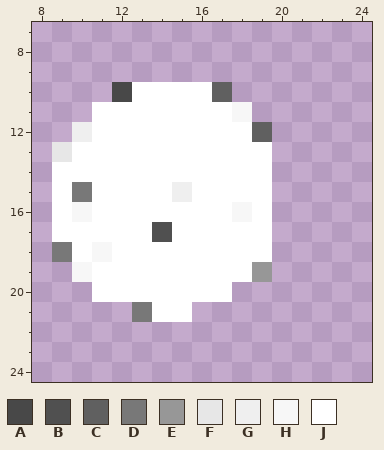
One commit to this pixel-art sprite: textures/point.png. The picture above was drawn from the file before the commit.
The file is 32x32 pixels. Shown: x 8..24, y 7..24.
Palette (. is transparent): A #484848  B #505050  C #606060  D #787878  E #979797  F #e7e7e7  G #efefef  H #f7f7f7  J #ffffff
Pixels before, first column x 9:
10 ...AJJJJC..
11 ..JJJJJJJH.
12 .GJJJJJJJJC
13 FJJJJJJJJJJ
14 JJJJJJJJJJJ
15 JDJJJJGJJJJ
16 JHJJJJJJJHJ
17 JJJJJBJJJJJ
18 DJHJJJJJJJJ
19 .HJJJJJJJJE
20 ..JJJJJJJ..
21 ....DJJ....
The same view after the edit:
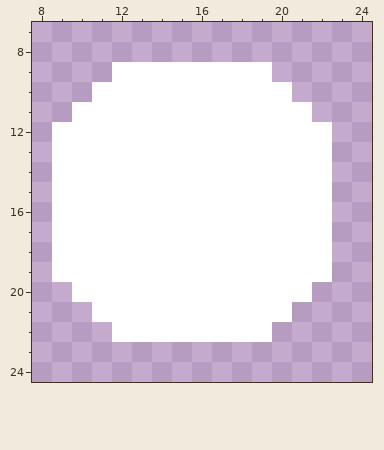
Changes in this commit:
Changed rows in their new state; - is an unchanged pixel.
first column x 9:
 9 ---JJJJJJJJ---
10 --JJ----JJJJ--
11 -J-------JJJJ-
12 JJ--------JJJJ
13 J----------JJJ
14 -----------JJJ
15 -J----J----JJJ
16 -J-------J-JJJ
17 -----J-----JJJ
18 J-J--------JJJ
19 JJ--------JJJJ
20 -J-------JJJJ-
21 --JJJ--JJJJJ--
22 ---JJJJJJJJ---
